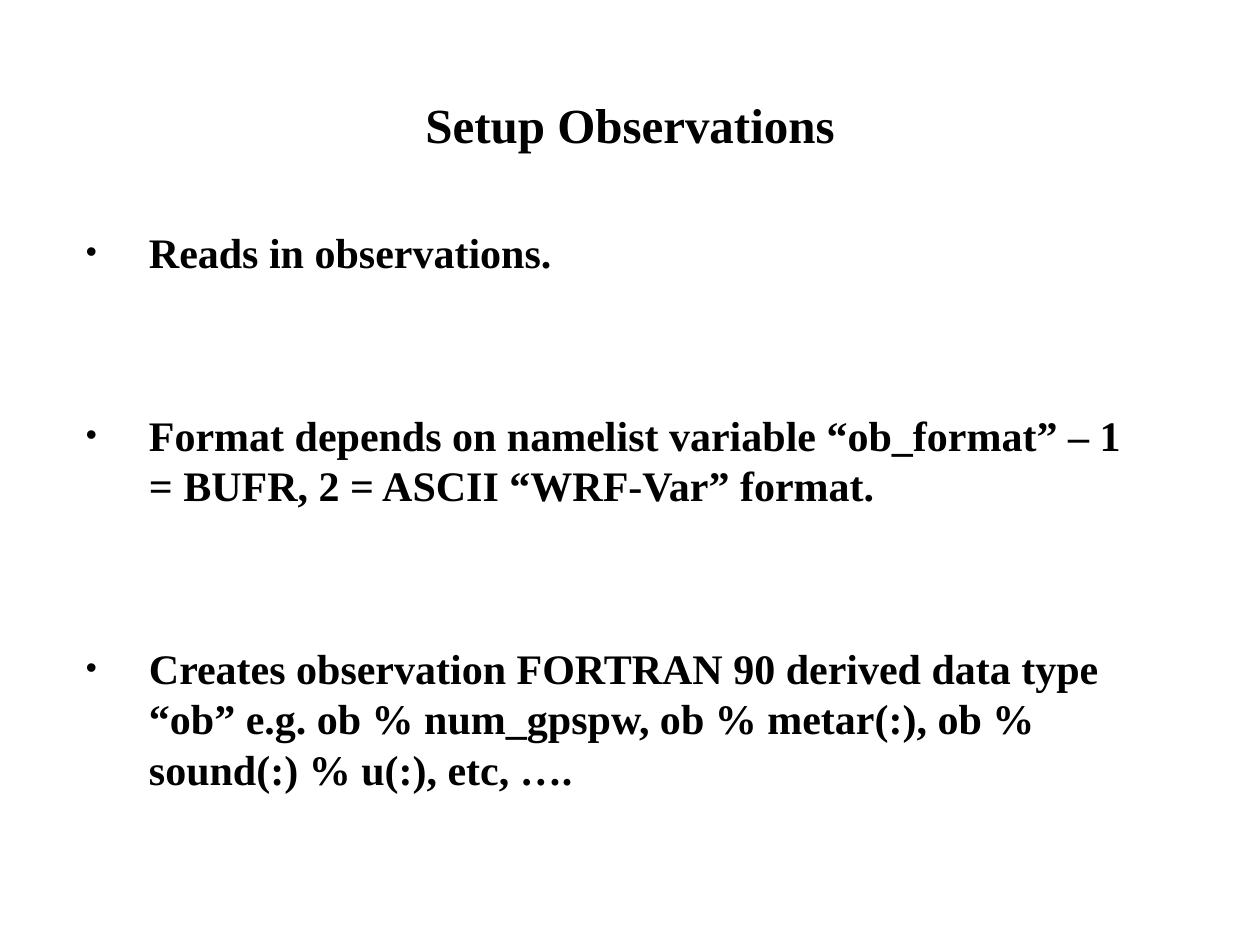
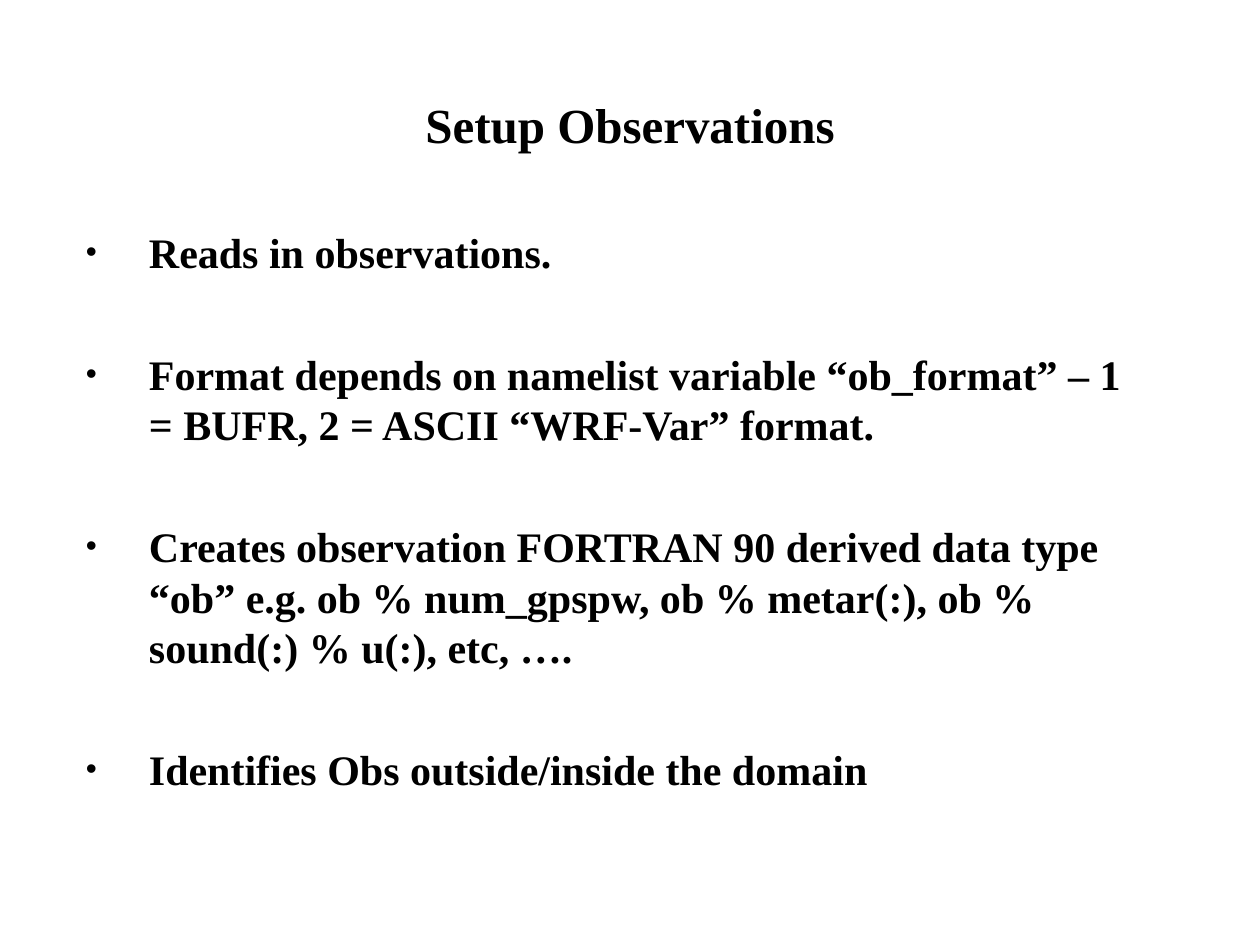
Before and after one commit to wrf-model/WRFDA, a slide deck: slide 26 of doc/da_tutorial/wrfvar-system.ppt. Drawn at 1260x945 pixels with LibreOffice and Linux fonts; fonts in the diff are those of the drawing. Boxes give left, top, right and bottom in pixels: in the first picture for what was removed or moved away, otherwise in the second. Text is boxed around its words. In the diff, an @@ line names an element or a change of style, - is before the commit and + after.

```diff
--- a/doc/da_tutorial/wrfvar-system.ppt
+++ b/doc/da_tutorial/wrfvar-system.ppt
@@ text at (149, 755, 867, 786): paragraph added @@
+• Identifies Obs outside/inside the domain
```
Also in this commit, not shown: 9 other slides changed, 1 other file.
